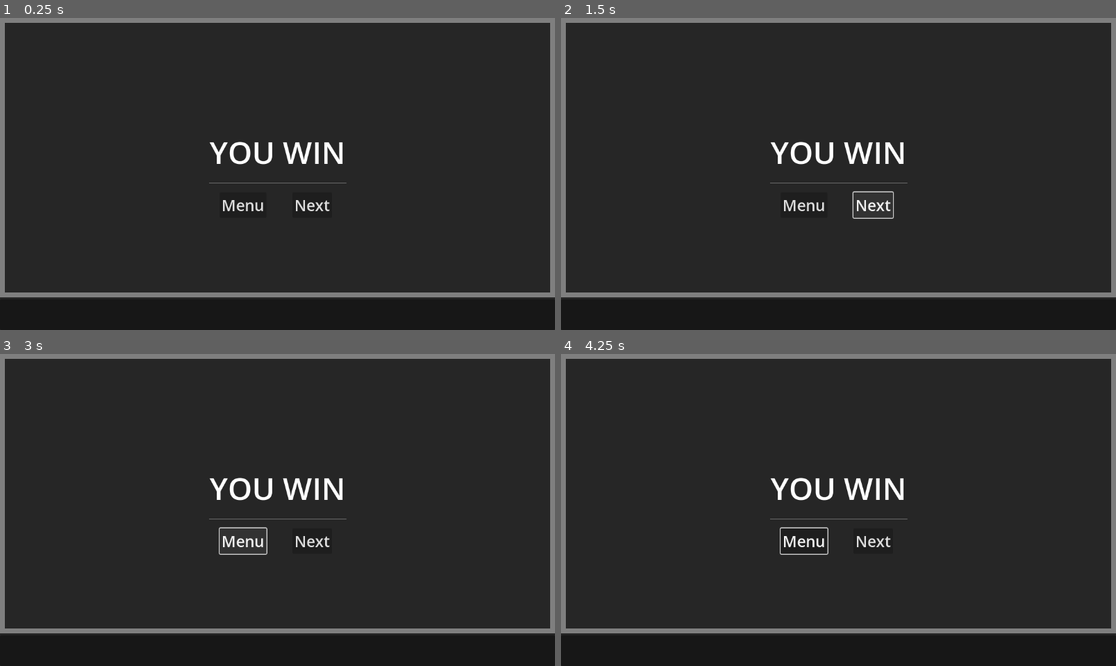
Above: before the commit, frames 1-4 (two rows, left to right).
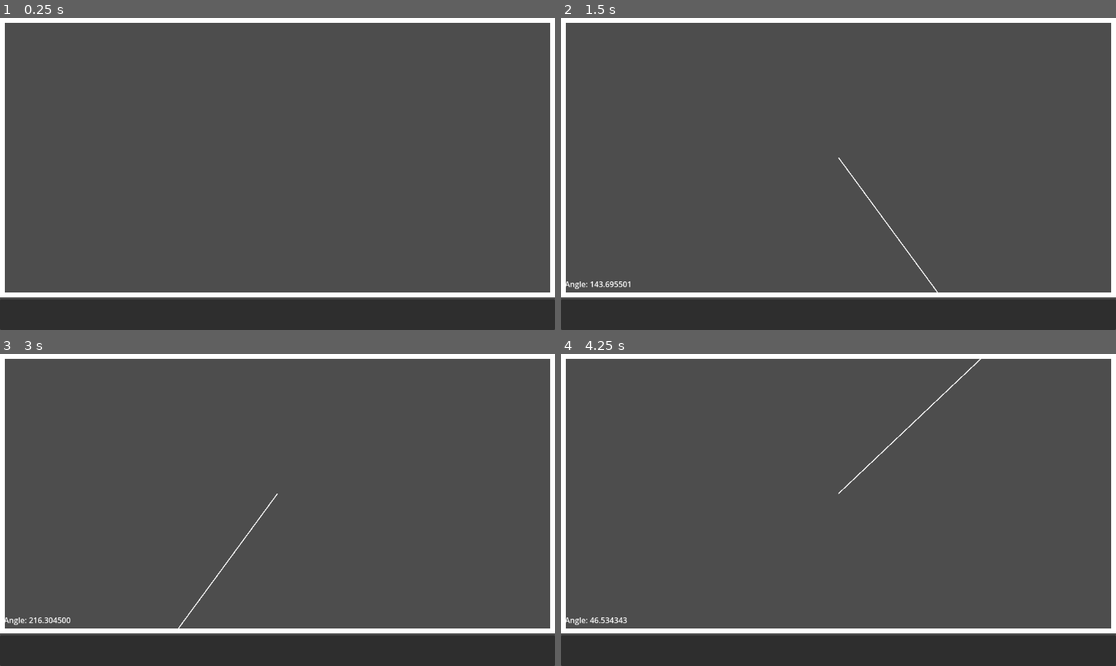
Above: after the commit, the same moments.

Repository: RCJacH/lazer_escape-Godot-game
Game: Godot game, scene res://src/core/level/level.tscn
Same seed, same stepped clock (60 frames per second), same inputs: the game is played once before the commit and once after it. The project has no main scene, so this scene is started directly.
Inputs (mouse positions are in pixels of both pictures, inside the frame that each line leads up to):
- Up to frame 1 (0.25 s): no input
- Up to frame 2 (1.5 s): click (871, 205) at 0.5 s, where only the run before the commit has a clickable "Next"; click (871, 205) at 1.25 s, where only the run before the commit has a clickable "Next"
- Up to frame 3 (3 s): click (310, 541) at 2 s, where only the run before the commit has a clickable "Next"; click (244, 541) at 2.75 s, where only the run before the commit has a clickable "Menu"
- Up to frame 4 (4.25 s): drag from (838, 494) to (894, 441) at 3.52 s

The runs differ from the first frame. In frame 1, 90% of the frame differs, in the area x 0-100%, y 0-100%; in frame 2, 90%; in frame 3, 90%; in frame 4, 90%.

Commit message:
connect all boundaries unlocked to display win screen

Diff:
--- a/src/core/level/level.tscn
+++ b/src/core/level/level.tscn
@@ -40,8 +40,10 @@
 layout_mode = 2
 
 [node name="LevelUI" parent="." instance=ExtResource("5_qdvy7")]
+visible = false
 
 [connection signal="gui_input" from="CanvasLayer/Viewport/ControlParser" to="CanvasLayer/Viewport/ControlParser" method="_on_gui_input"]
 [connection signal="mouse_moved" from="CanvasLayer/Viewport/ControlParser" to="CanvasLayer/Viewport/ControlParser/LevelBoundaries" method="_on_control_parser_mouse_moved"]
 [connection signal="wheel_down_pressed" from="CanvasLayer/Viewport/ControlParser" to="CanvasLayer/Viewport/ControlParser/LevelBoundaries" method="_on_control_parser_wheel_down_pressed"]
 [connection signal="wheel_up_pressed" from="CanvasLayer/Viewport/ControlParser" to="CanvasLayer/Viewport/ControlParser/LevelBoundaries" method="_on_control_parser_wheel_up_pressed"]
+[connection signal="all_unlocked" from="CanvasLayer/Viewport/ControlParser/LevelBoundaries" to="LevelUI" method="display_win_screen"]
--- a/src/core/level/level_ui/level_ui.gd
+++ b/src/core/level/level_ui/level_ui.gd
@@ -8,8 +8,15 @@
 
 
 func _ready() -> void:
+	visible = false
+	%WinScreen.visible = false
 	if not has_next_level:
 		%NextLevel.visible = false
+
+
+func display_win_screen() -> void:
+	visible = true
+	%WinScreen.visible = true
 
 
 func _on_menu_button_pressed():
--- a/src/core/level/level_ui/level_ui.tscn
+++ b/src/core/level/level_ui/level_ui.tscn
@@ -28,6 +28,7 @@
 metadata/_edit_lock_ = true
 
 [node name="WinScreen" type="Panel" parent="CenterContainer"]
+unique_name_in_owner = true
 layout_mode = 2
 metadata/_edit_lock_ = true
 
